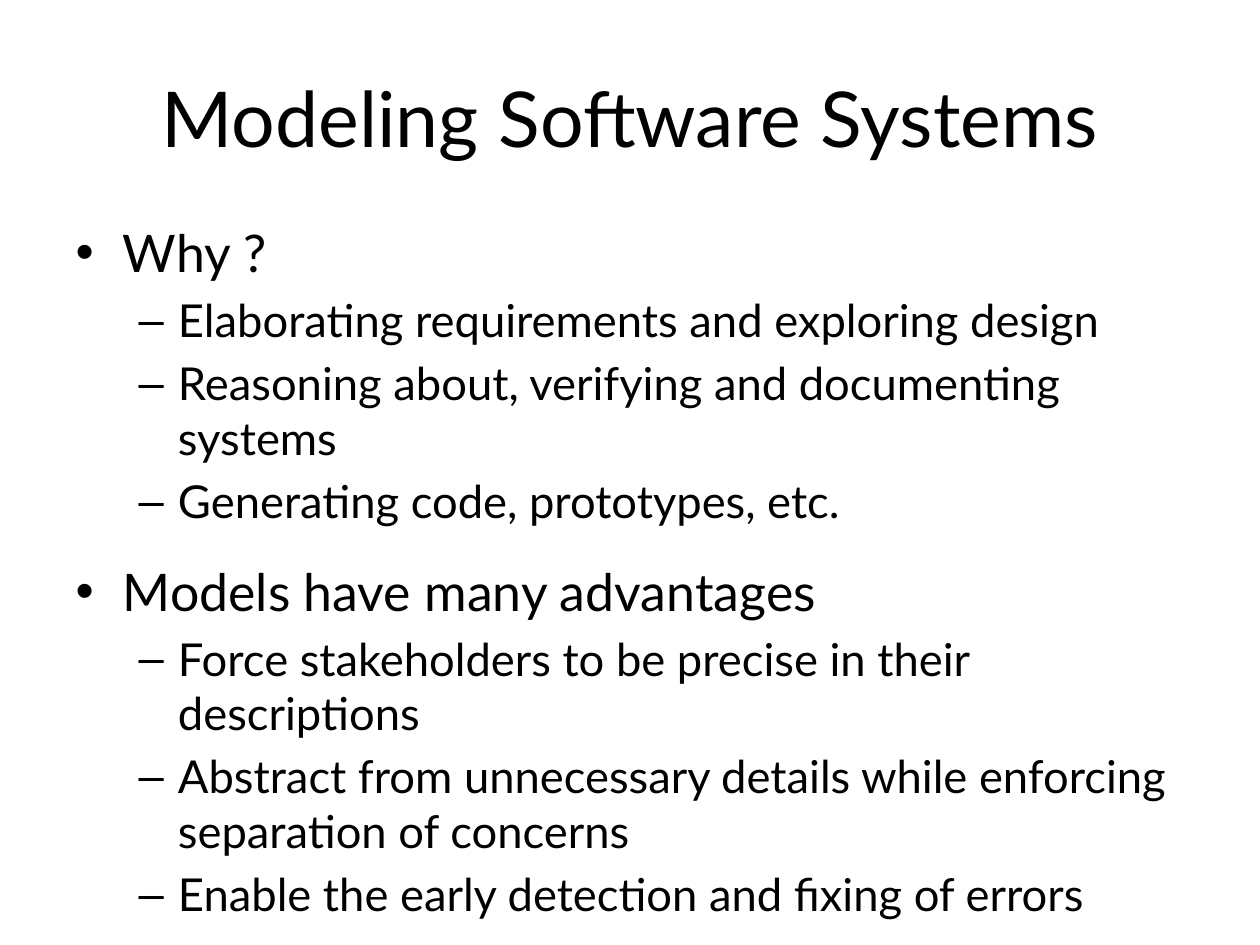
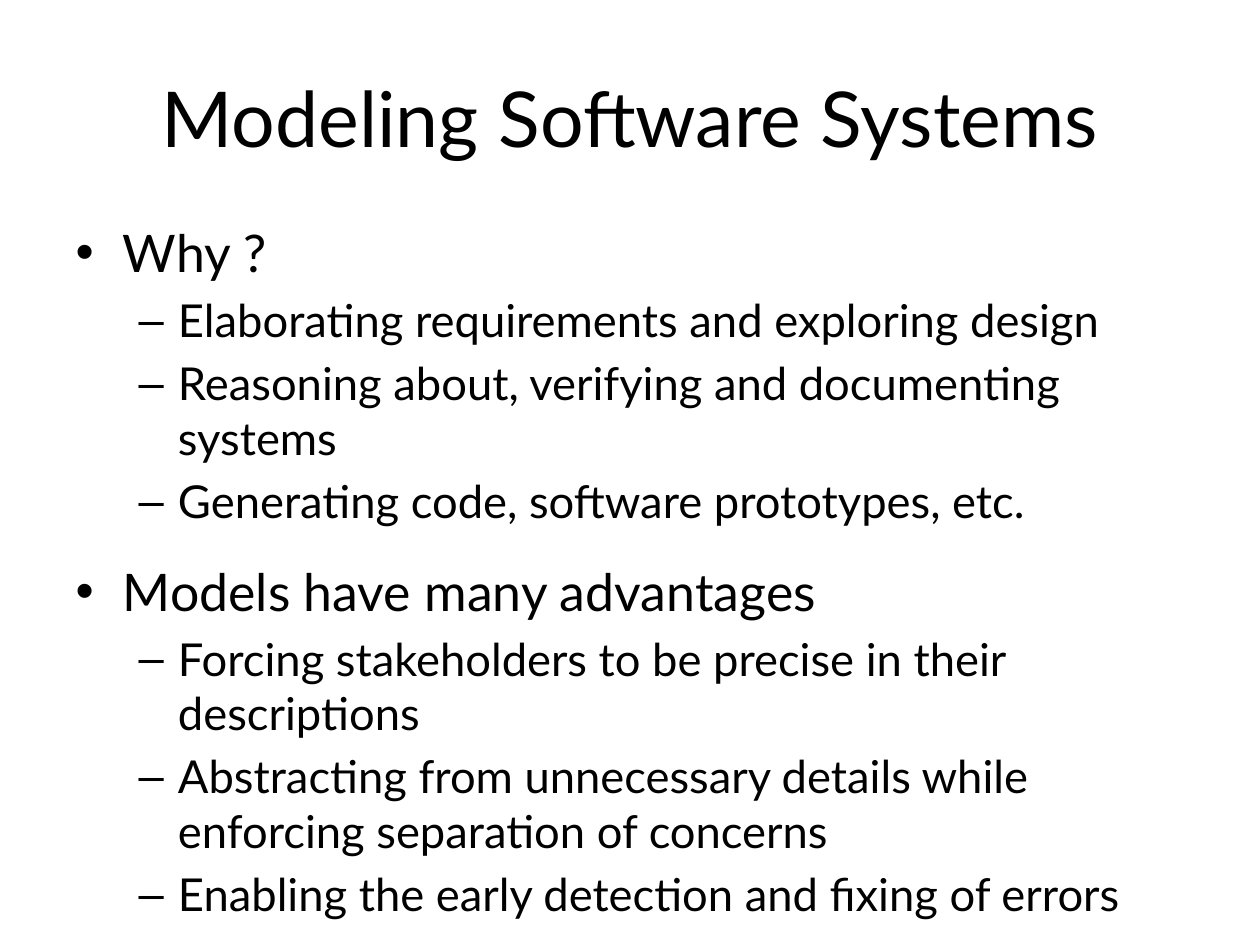
Before and after one commit to blambeau/phd, a slide deck: slide 4 of private-defense/slides.pptx. Drawn at 1260x945 pixels with LibreOffice and Linux fonts; fonts in the diff are those of the drawing. Boxes give left, top, right and bottom in pixels: in the first picture for what was removed or moved away, otherwise in the second. Text is boxed around its words. In the diff, an @@ line names an element or a change of style, - is before the commit and + after.

```diff
--- a/private-defense/slides.pptx
+++ b/private-defense/slides.pptx
@@ text at (178, 484, 1024, 527): text changed @@
-  – Generating code, prototypes, etc.
+  – Generating code, software prototypes, etc.
@@ text at (178, 642, 1119, 920): text changed @@
-  – Force stakeholders to be precise in their descriptions
-  – Abstract from unnecessary details while enforcing separation of concerns
-  – Enable the early detection and fixing of errors
+  – Forcing stakeholders to be precise in their descriptions
+  – Abstracting from unnecessary details while enforcing separation of concerns
+  – Enabling the early detection and fixing of errors
```
Also in this commit, not shown: 3 other slides changed.
